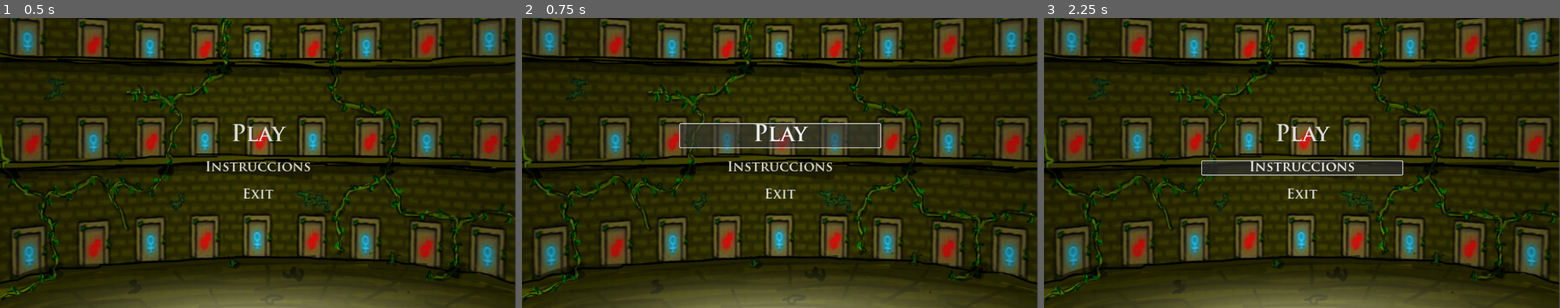
Above: before the commit, frames 1-3 (left to right).
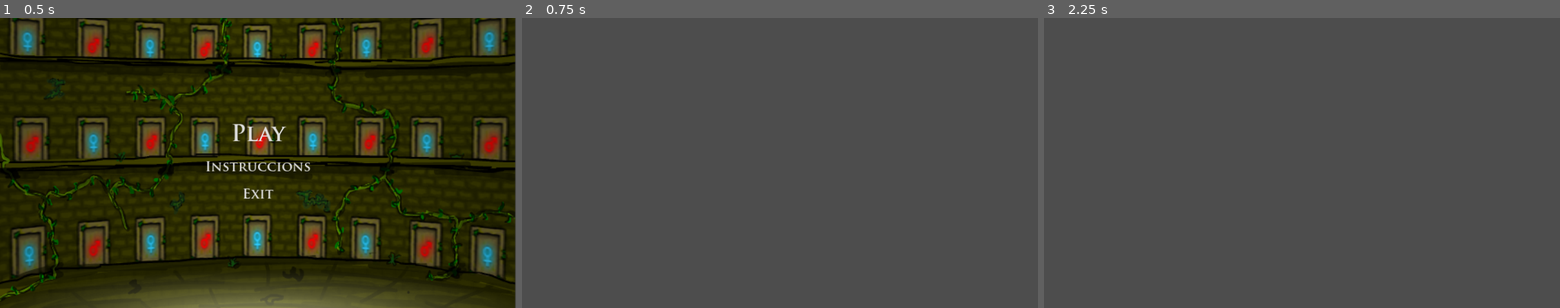
Above: after the commit, the same moments.

Repository: Alexrupa27/FireBoy-WaterGirlGodot
Game: Godot game, scene res://ESCENAS/control.tscn
Same seed, same stepped clock (60 frames per second), same inputs: the game is played once before the commit and once after it. The project has no main scene, so this scene is started directly.
Inputs (mouse positions are in pixels of both pictures, inside the frame that each line leads up to):
- Up to frame 1 (0.5 s): no input
- Up to frame 2 (0.75 s): click "Play" at 0.5 s
- Up to frame 3 (2.25 s): click (1302, 136) at 1.25 s, where only the run before the commit has a clickable "Play"; click (1302, 168) at 2 s, where only the run before the commit has a clickable "Instruccions"

Frame 1 is identical in both runs. In frame 2, 98% of the frame differs, in the area x 0-100%, y 0-100%; in frame 3, 98%.

Commit message:
intruccions

Diff:
--- /dev/null
+++ b/ESCENAS/intruccions.tscn
@@ -0,0 +1,53 @@
+[gd_scene load_steps=5 format=3 uid="uid://b3xdmf15frqbb"]
+
+[ext_resource type="Script" path="res://SCRIPT/control.gd" id="1_awlbx"]
+[ext_resource type="Texture2D" uid="uid://b5va2jfepv677" path="res://ASSETS/217375 (1).png" id="2_4ga1f"]
+[ext_resource type="Texture2D" uid="uid://dgnpgi1hpejb7" path="res://ASSETS/Captura_de_pantalla_2024-11-15_154342-removebg-preview (1).png" id="4_4ew4v"]
+
+[sub_resource type="StyleBoxFlat" id="StyleBoxFlat_f2ivb"]
+bg_color = Color(0.6, 0.6, 0.6, 0)
+
+[node name="Menu" type="Control"]
+layout_mode = 3
+anchors_preset = 15
+anchor_right = 1.0
+anchor_bottom = 1.0
+grow_horizontal = 2
+grow_vertical = 2
+script = ExtResource("1_awlbx")
+
+[node name="TextureRect" type="TextureRect" parent="."]
+layout_mode = 1
+anchors_preset = 15
+anchor_right = 1.0
+anchor_bottom = 1.0
+offset_top = -228.0
+offset_bottom = 66.0
+grow_horizontal = 2
+grow_vertical = 2
+texture = ExtResource("2_4ga1f")
+
+[node name="TextureRect2" type="TextureRect" parent="."]
+layout_mode = 1
+anchors_preset = 8
+anchor_left = 0.5
+anchor_top = 0.5
+anchor_right = 0.5
+anchor_bottom = 0.5
+offset_left = -365.5
+offset_top = -273.0
+offset_right = 365.5
+offset_bottom = 273.0
+grow_horizontal = 2
+grow_vertical = 2
+texture = ExtResource("4_4ew4v")
+
+[node name="Button" type="Button" parent="."]
+layout_mode = 0
+offset_left = 562.0
+offset_top = 510.0
+offset_right = 593.0
+offset_bottom = 541.0
+theme_override_styles/normal = SubResource("StyleBoxFlat_f2ivb")
+text = "OK
+"
--- /dev/null
+++ b/ESCENAS/niveles.tscn
@@ -0,0 +1,9 @@
+[gd_scene format=3 uid="uid://fjlv76n0k0dc"]
+
+[node name="Niveles" type="Control"]
+layout_mode = 3
+anchors_preset = 15
+anchor_right = 1.0
+anchor_bottom = 1.0
+grow_horizontal = 2
+grow_vertical = 2
--- a/SCRIPT/control.gd
+++ b/SCRIPT/control.gd
@@ -1,7 +1,7 @@
 extends Control
 
 func _on_play_pressed() -> void:
-	pass # Replace with function body.
+	get_tree().change_scene_to_file("res://ESCENAS/niveles.tscn")
 
 
 func _on_instruccions_pressed() -> void:
Binary file added: ASSETS/Captura_de_pantalla_2024-11-15_154342-removebg-preview (1).png
Not shown, added: ASSETS/Captura_de_pantalla_2024-11-15_154342-removebg-preview (1).png.import
Binary file added: ASSETS/Captura_de_pantalla_2024-11-15_154342-removebg-preview.png
Not shown, added: ASSETS/Captura_de_pantalla_2024-11-15_154342-removebg-preview.png.import
